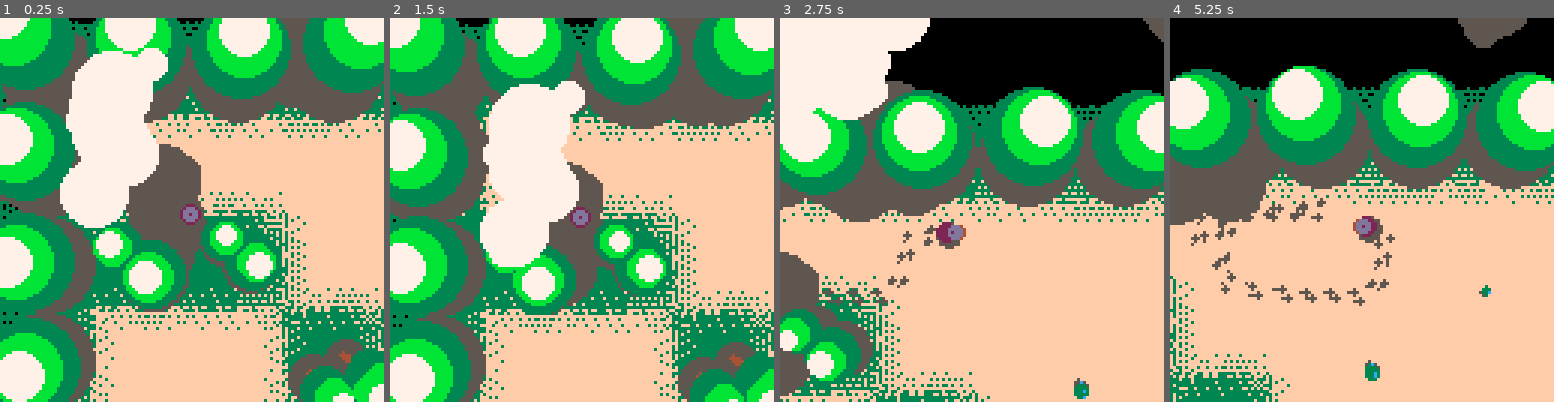
Above: before the commit, frames 1-4 (left to right).
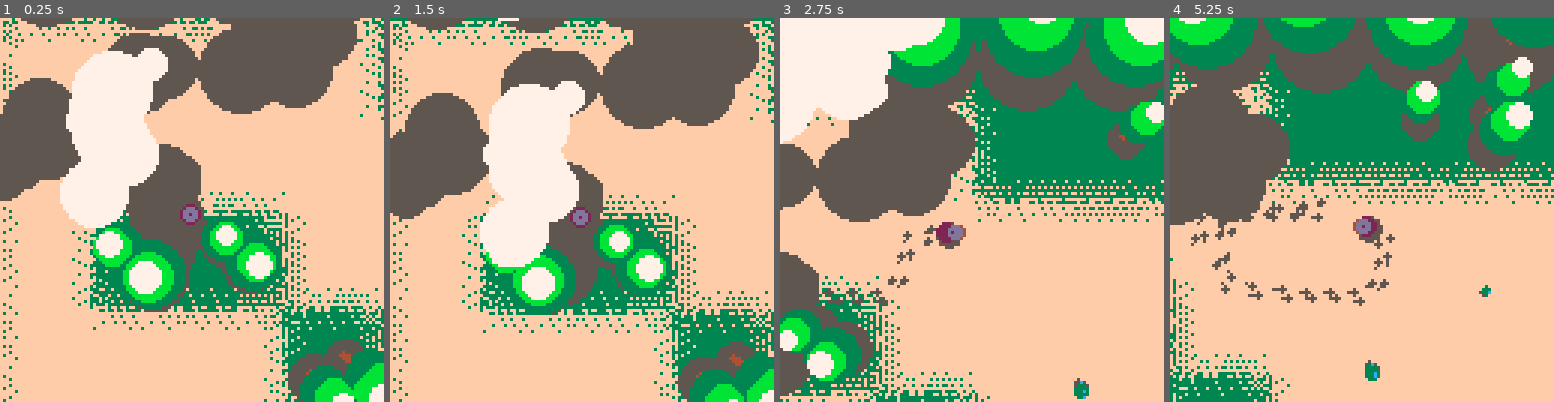
Above: after the commit, the same moments.

Repository: seleb/DuckDuckOnTheLoose
Game: PICO-8 cartridge forest.p8
Same seed, same stepped clock (60 frames per second), same inputs: the game is played once before the commit and once after it.
Inputs:
- Up to frame 1 (0.25 s): no input
- Up to frame 2 (1.5 s): no input
- Up to frame 3 (2.75 s): hold Right 1.6-2.1 s; hold Up 2.15-2.42 s; hold Right from 2.47 s (still down)
- Up to frame 4 (5.25 s): release Right at 3.03 s; hold Left 3.08-3.58 s; hold Down 3.63-3.97 s; hold Right 4.02-4.68 s; hold Up 4.73-5.03 s; hold Left from 5.08 s (still down)

The runs differ from the first frame. In frame 1, 35% of the frame differs, in the area x 0-100%, y 0-100%; in frame 2, 38%; in frame 3, 32%; in frame 4, 33%.

Commit message:
boundaries update
-everything outside boundaries becomes boundaries
-can place boundary cells manually using black (just does normal tree
collision, doesn't push player out)
-debug draw reflects new boundaries

Diff:
--- a/forest.p8
+++ b/forest.p8
@@ -89,6 +89,7 @@
  for i=0,15 do
   add_biome(i,{0,0},false)
  end
+ add_biome(0,{0,0},true)
  add_biome(3,{0.25,0.5},true)
  add_biome(4,{0,0},true)
  add_biome(11,{0.1,0.3},true)
@@ -258,22 +259,16 @@
   c.edges[u]={}
  for v=-1,1 do
   c.edges[u][v]=sget(x+u,y+v+64)
- end
- end
-
-
- if
-  x >= cells.bounds[1] or
-  y >= cells.bounds[2] or
-  x < 0 or
-  y < 0 then
-  -- blank space
- elseif
-  x==cells.bounds[1]-1 or
-  y==cells.bounds[2]-1 or
-  x==0 or
-  y==0 then
+  if c.edges[u][v]==0 then
+   c.edges[u][v]=3
+  end
+ end
+ end
+
+
+ if c.c==0 then
   -- boundaries
+  c.c=3
   local t={}
   t.height=range(trees.height_range)
   t.girth=min(cells.w,cells.h)/2
@@ -426,16 +421,16 @@
  -- boundaries
  local x=p.p[1]/cells.w
  local y=p.p[2]/cells.h
- if x > cells.bounds[1]-1 then
-  p.v[1] -= (x-cells.bounds[1]+1)*cells.bound_str
- elseif x < 1 then
-  p.v[1] -= (x-1)*cells.bound_str
- end
-
- if y > cells.bounds[2]-1 then
-  p.v[2] -= (y-cells.bounds[2]+1)*cells.bound_str
- elseif y < 1 then
-  p.v[2] -= (y-1)*cells.bound_str
+ if x > cells.bounds[1] then
+  p.v[1] -= (x-cells.bounds[1])*cells.bound_str
+ elseif x < 0 then
+  p.v[1] -= x*cells.bound_str
+ end
+
+ if y > cells.bounds[2] then
+  p.v[2] -= (y-cells.bounds[2])*cells.bound_str
+ elseif y < 0 then
+  p.v[2] -= y*cells.bound_str
  end
 end
 
@@ -739,17 +736,11 @@
  if x==cells.current[1] and y==cells.current[2] then
   color(10)
  elseif
-  x==cells.bounds[1] or
-  y==cells.bounds[2] or
-  x==0 or
-  y==0 then
+  x>=cells.bounds[1] or
+  y>=cells.bounds[2] or
+  x<=-1 or
+  y<=-1 then
   color(8)
- elseif
-  x>cells.bounds[1] or
-  y>cells.bounds[2] or
-  x<0 or
-  y<0 then
-  color(5)
  else
   color(6)
  end
Not shown, changed: 26 lines of the sprite sheet (__gfx__) section of forest.p8
